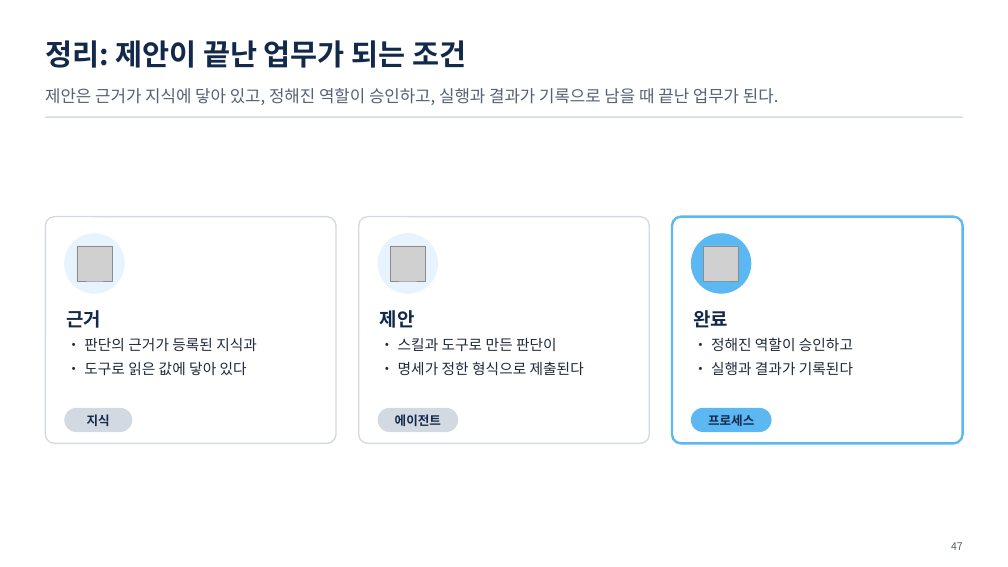
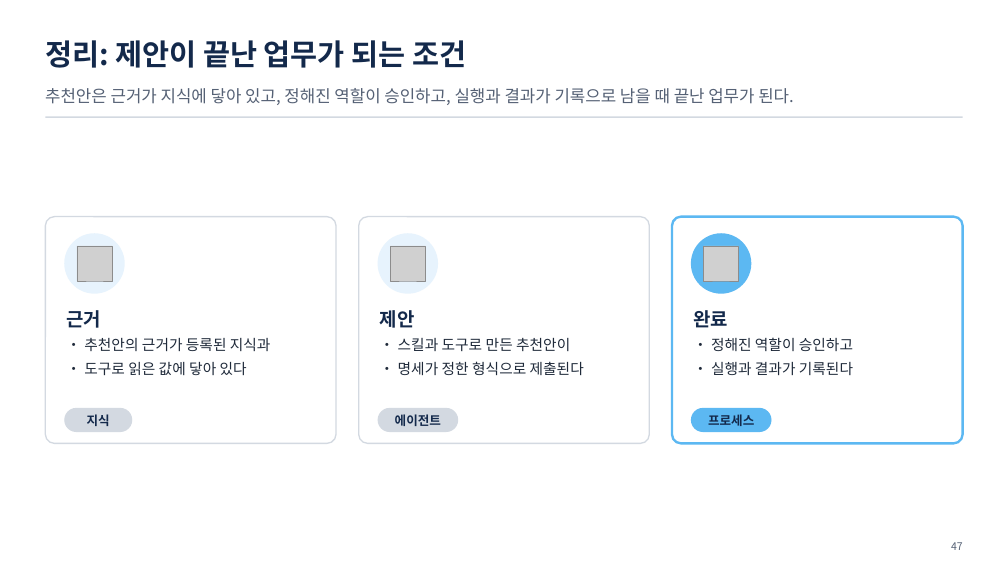
Before and after one commit to uengine-oss/hyd-iot-edu, a slide deck: slide 47 of docs/교재/통합반_오프라인/10회차/통합반_오프라인_10회차.pptx. Drawn at 1008x567 pixels with LibreOffice and Linux fonts; fonts in the diff are those of the drawing; grey boxes stand for pictures. Boxes give left, top, right and bottom in pixels: in the first picture for what was removed or moved away, otherwise in the second. Text is boxed around its words. In the diff, an @@ line names an element or a change of style, - is before the commit and + after.

```diff
--- a/docs/교재/통합반_오프라인/10회차/통합반_오프라인_10회차.pptx
+++ b/docs/교재/통합반_오프라인/10회차/통합반_오프라인_10회차.pptx
@@ text at (45, 88, 794, 105): text changed @@
-제안은 근거가 지식에 닿아 있고, 정해진 역할이 승인하고, 실행과 결과가 기록으로 남을 때 끝난 업무가 된다.
+추천안은 근거가 지식에 닿아 있고, 정해진 역할이 승인하고, 실행과 결과가 기록으로 남을 때 끝난 업무가 된다.
@@ text at (84, 338, 271, 351): text changed @@
-• 판단의 근거가 등록된 지식과
+• 추천안의 근거가 등록된 지식과
@@ text at (398, 338, 570, 351): text changed @@
-• 스킬과 도구로 만든 판단이
+• 스킬과 도구로 만든 추천안이
```
Also in this commit, not shown: 19 other slides changed, 2 slides added, 2 slides removed, 35 other files.
